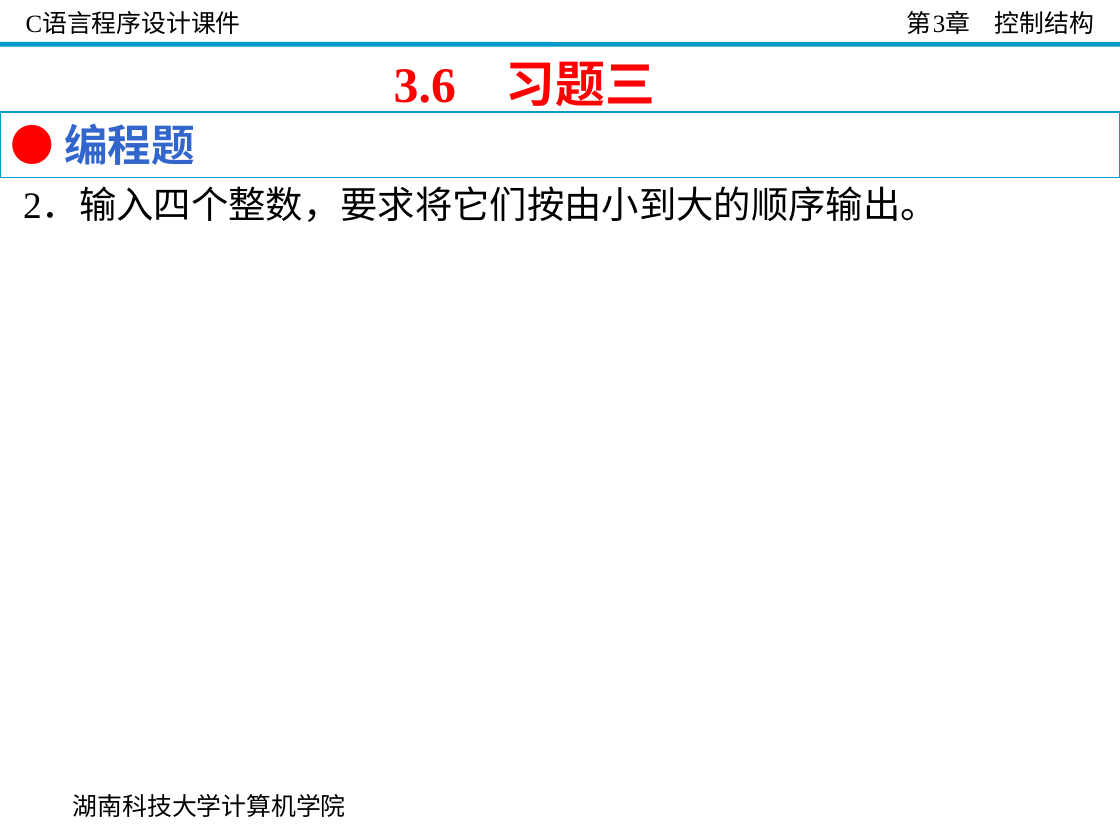
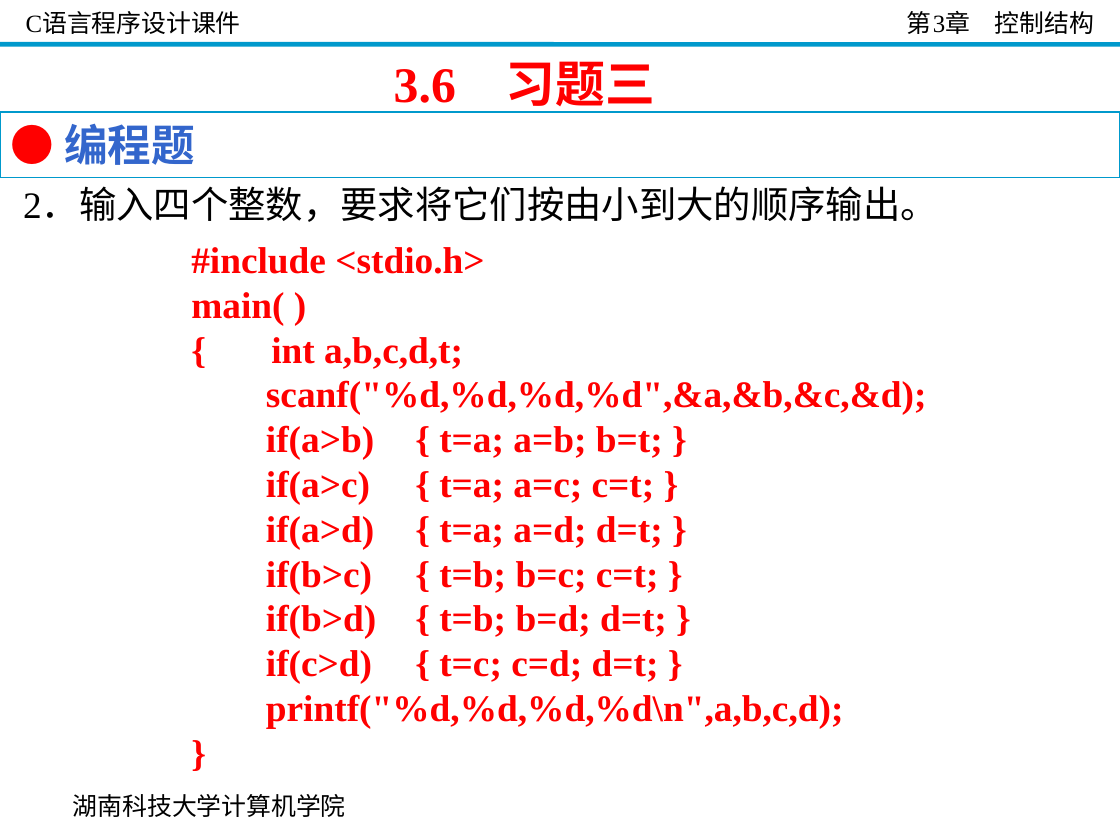
Before and after one commit to guoshengkang/guoshengkang.github.io, a slide deck: slide 79 of files/Slides_C_Programming/C语言程序设计__第3章.ppt. Drawn at 1120x840 pixels with LibreOffice and Linux fonts; fonts in the diff are those of the drawing; background and template pictures are left out. Boxes give left, top, right and bottom in pixels: in the first picture for what was removed or moved away, otherwise in the second. Text is boxed around its words. In the diff, an @@ line names an element or a change of style, - is before the commit and + after.

```diff
--- a/files/Slides_C_Programming/C语言程序设计__第3章.ppt
+++ b/files/Slides_C_Programming/C语言程序设计__第3章.ppt
@@ text added at bbox=[191, 247, 927, 728], 24 pt, text #FF0000, bold @@
+#include <stdio.h>
+main( )
+{ int a,b,c,d,t;
+scanf("%d,%d,%d,%d",&a,&b,&c,&d);
+if(a>b) { t=a; a=b; b=t; }
+if(a>c) { t=a; a=c; c=t; }
+if(a>d) { t=a; a=d; d=t; }
+if(b>c) { t=b; b=c; c=t; }
+if(b>d) { t=b; b=d; d=t; }
+if(c>d) { t=c; c=d; d=t; }
+printf("%d,%d,%d,%d\n",a,b,c,d);
+}
```
Also in this commit, not shown: 55 other slides changed, 8 other files.
